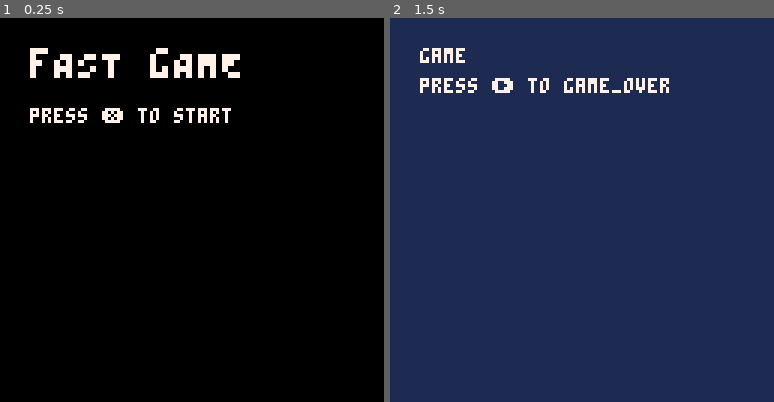
Above: before the commit, frames 1-2 (left to right).
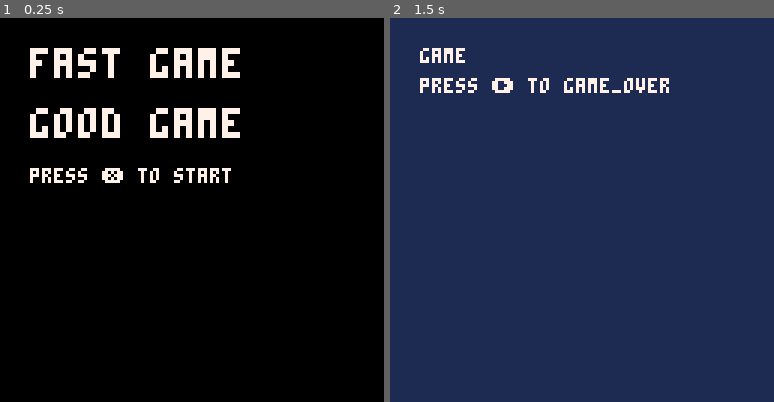
Above: after the commit, the same moments.

Repository: pcholt/pico-8-state_template
Game: PICO-8 cartridge state_template.p8
Same seed, same stepped clock (60 frames per second), same inputs: the game is played once before the commit and once after it.
Inputs:
- Up to frame 1 (0.25 s): no input
- Up to frame 2 (1.5 s): tap X (X key) at 0.33, 1.07 s

The runs differ from the first frame. In frame 1, 3.5% of the frame differs, in the area x 7-63%, y 7-43%; in frame 2, nothing differs.

Commit message:
ok

Diff:
--- a/state_template.p8
+++ b/state_template.p8
@@ -11,8 +11,9 @@
         end,
         draw = function()
             cls(0)
-            print("\^t\^wfAST gAME", 10, 10, 7)
-            print("press ❎ to start", 10, 30, 7)
+            print("\^t\^wfast game", 10, 10, 7)
+            print("\^t\^wgood game", 10, 30, 7)
+            print("press ❎ to start", 10, 50, 7)
         end},
     game = {
         update = function()
Not shown, changed: 158 lines of the sprite sheet (__gfx__) section of state_template.p8
Not shown, changed: the thumbnail (__label__) section of state_template.p8
Not shown, changed: the sound effects (__sfx__) section of state_template.p8
